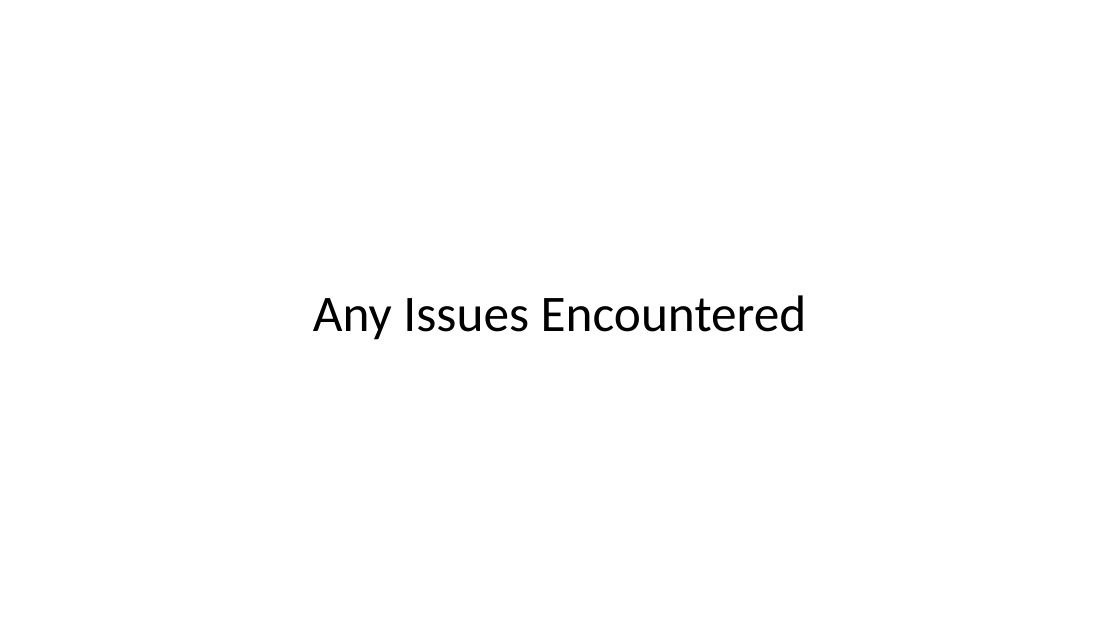
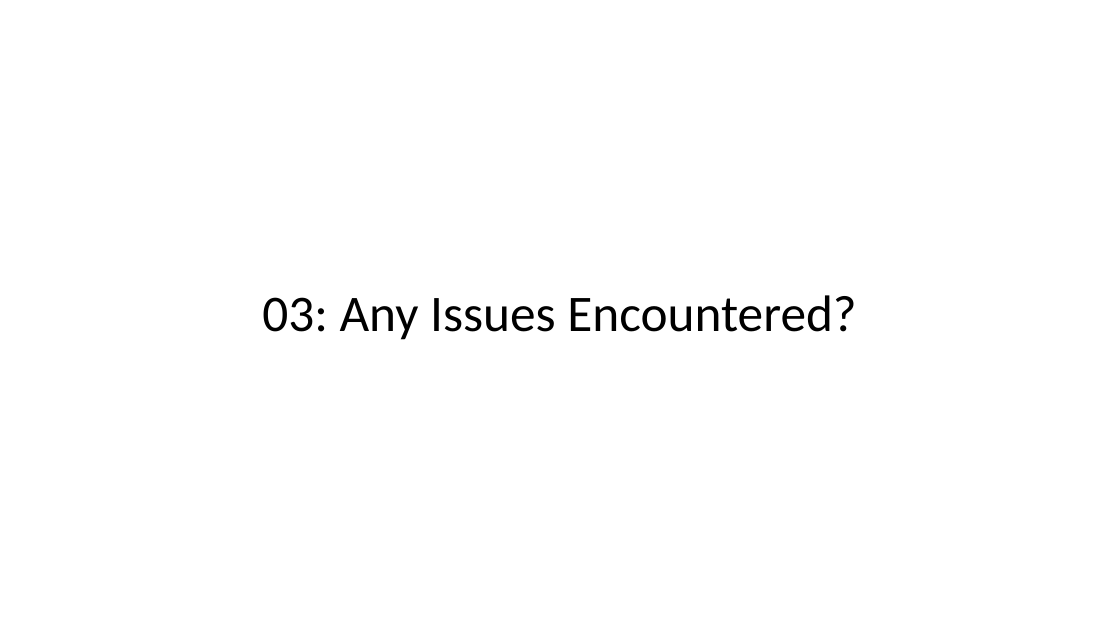
Before and after one commit to kanghinlee/interview_prep, a slide deck: slide 10 of pearson_edu_presentation/Pearson_edu_presentation.pptx (slide 7 before the commit). Drawn at 1120x630 pixels with LibreOffice and Linux fonts; fonts in the diff are those of the drawing. Boxes give left, top, right and bottom in pixels: in the first picture for what was removed or moved away, otherwise in the second. Text is boxed around its words. In the diff, an @@ line names an element or a change of style, - is before the commit and + after.

```diff
--- a/pearson_edu_presentation/Pearson_edu_presentation.pptx
+++ b/pearson_edu_presentation/Pearson_edu_presentation.pptx
@@ title at [262, 295, 856, 340]: text changed @@
-Any Issues Encountered
+03: Any Issues Encountered?
```
Also in this commit, not shown: 7 other slides changed, 4 slides added, 1 slide removed, 5 other files.
